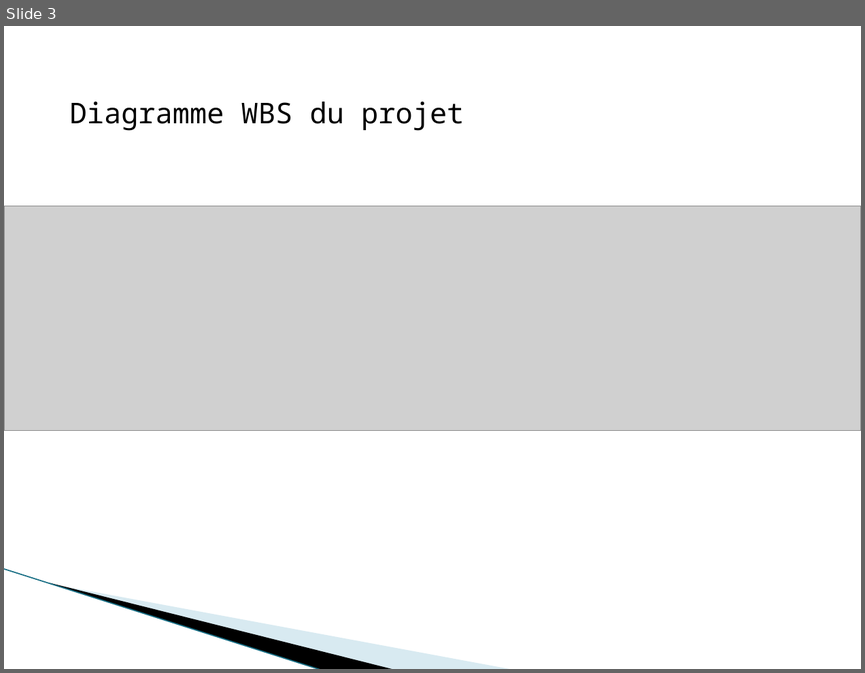
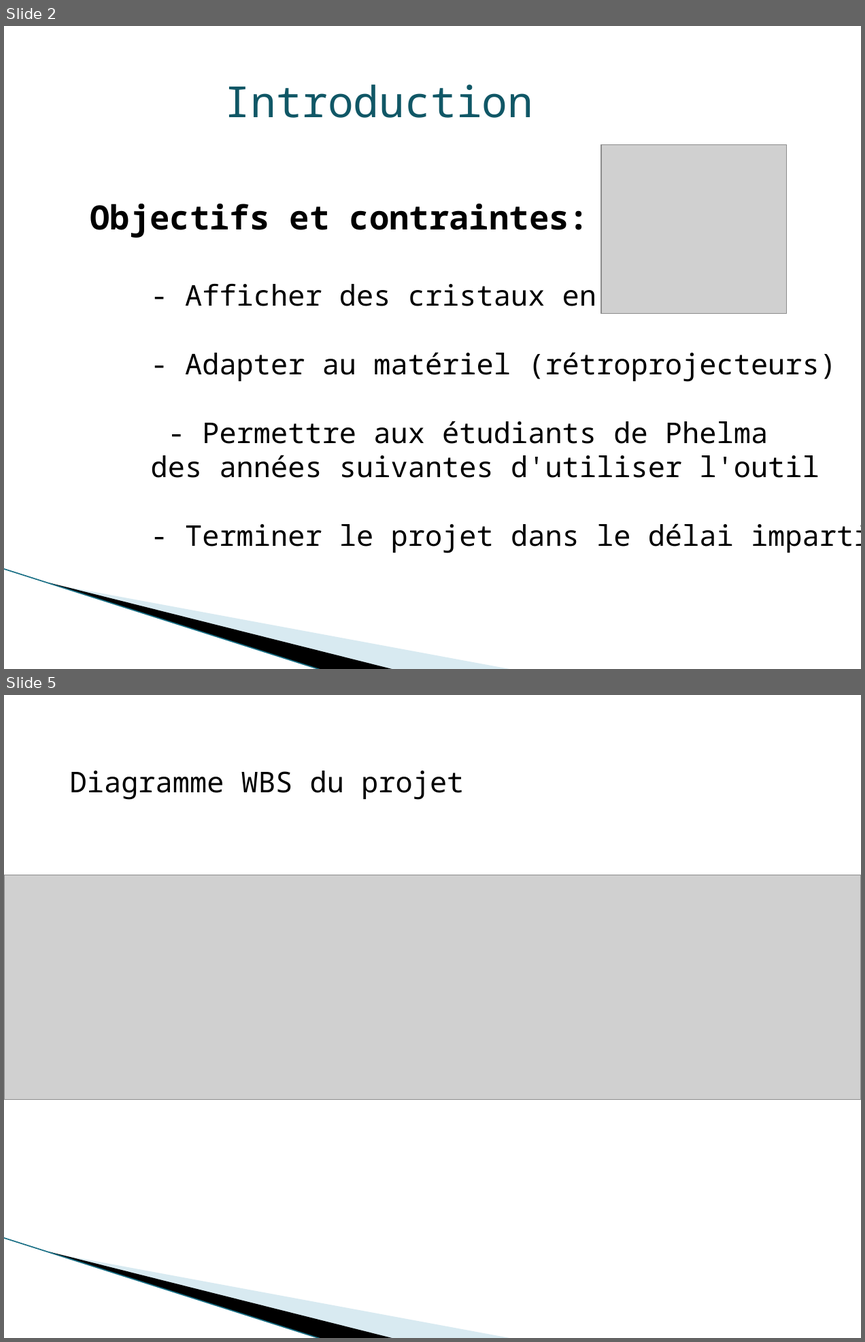
Before and after one commit to klnkg/cristallo3d, a slide deck: Preparation rencontre respo gestion/Powerpoint final/ANIMATION 3D EN CRISTALLOGRAPHIE.pptx. Shown one above the other, each under a label of ours: slide 3 before the commit, slides 2 and 5 after it; the slides between them are not shown. The pictures are 865x673 and 865x1342 pixels, drawn with LibreOffice and Linux fonts; fonts in the diff are those of the drawing; grey boxes stand for pictures; background and template pictures are left out. Boxes give left, top, right and bottom in pixels: in the first picture for what was removed or moved away, otherwise in the second. Text is boxed around its words. In the diff, an @@ line names an element or a change of style, - is before the commit and + after.

```diff
--- a/Preparation rencontre respo gestion/Powerpoint final/ANIMATION 3D EN CRISTALLOGRAPHIE.pptx
+++ b/Preparation rencontre respo gestion/Powerpoint final/ANIMATION 3D EN CRISTALLOGRAPHIE.pptx
@@ slide 2 added at <box>4,26,861,669</box>, background #FFFFFF; not listed: 3 template elements that a slide beside it also shows @@
@@ text added at <box>225,84,534,118</box>, 36 pt, text #105766 @@
+Introduction
@@ picture added at <box>601,145,787,314</box> @@
@@ text added at <box>90,203,589,237</box>, 28 pt, text #000000, bold @@
+Objectifs et contraintes:
@@ text added at <box>151,284,861,553</box>, 24 pt, text #000000 @@
+- Afficher des cristaux en 3D
+- Adapter au matériel (rétroprojecteurs)
+- Permettre aux étudiants de Phelma
+des années suivantes d'utiliser l'outil
+- Terminer le projet dans le délai imparti
@@ what was slide 3 is now slide 5 @@
```
Also in this commit, not shown: 2 slides changed, 4 other slides added.
